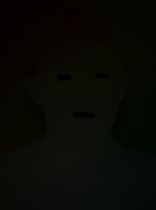
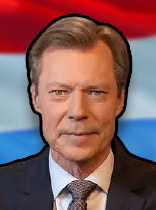
Comparing the layer stacks of the two (156, 210) images. Changes:
added layer "image-removebg-preview" in group "Group 1" over [0, 16, 156, 210]
hid group "Group 2" (2 layers) over [0, 0, 156, 210]
hid "Layer 4" over [0, 0, 156, 210]
hid "Layer 3" over [0, 0, 156, 210]
hid "Layer 2" over [0, 0, 156, 210]
